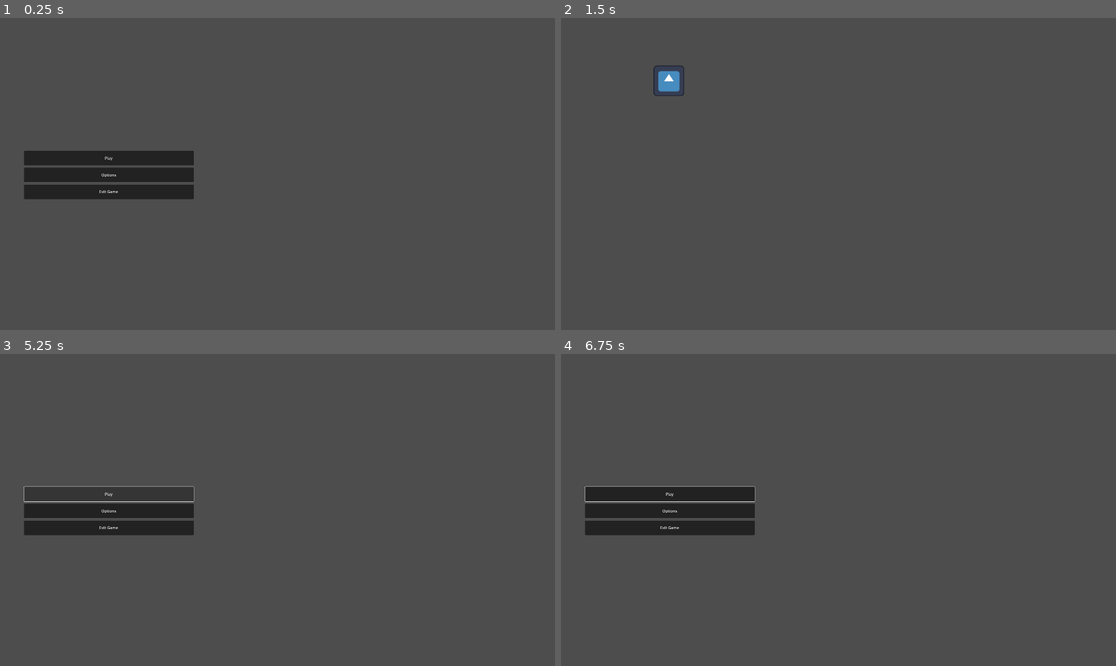
Above: before the commit, frames 1-4 (two rows, left to right).
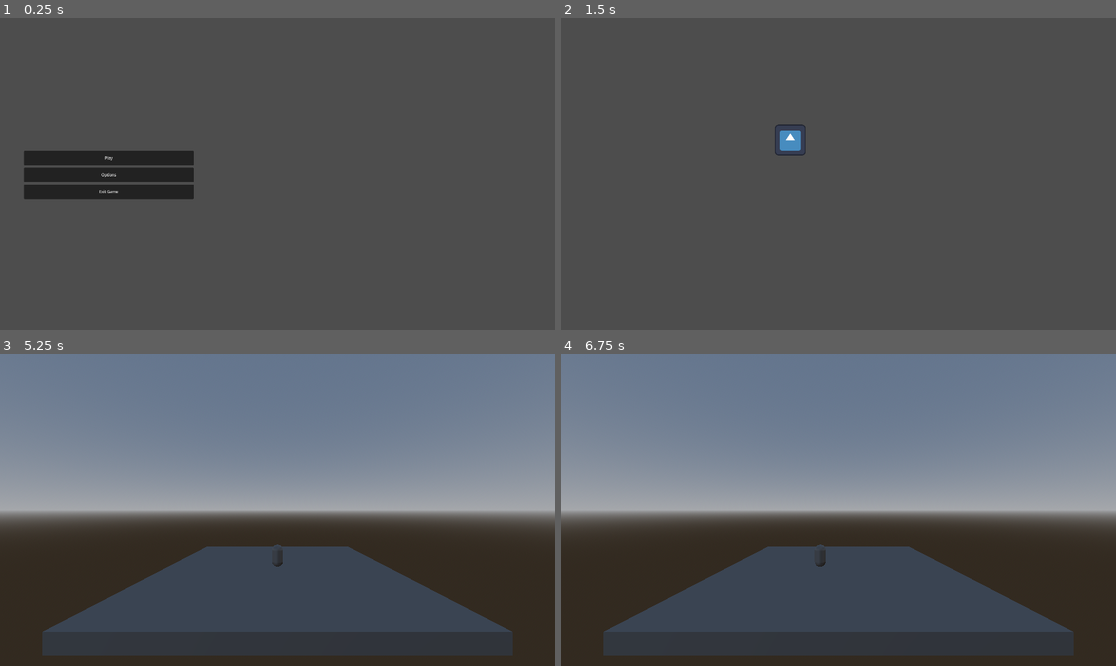
Above: after the commit, the same moments.

Repository: zhuzhile08/Project-Polearm
Game: Godot game, scene res://Interfaces/Interface.tscn
Same seed, same stepped clock (60 frames per second), same inputs: the game is played once before the commit and once after it. This scene is started directly instead of the project's main scene. The engine's default icon, where the game draws it, is replaced by a stand-in: a white triangle on a blue panel in a dark square.
Inputs (mouse positions are in pixels of both pictures, inside the frame that each line leads up to):
- Up to frame 1 (0.25 s): no input
- Up to frame 2 (1.5 s): click "Options" at 0.5 s; tap Enter at 1.25 s; move the mouse to (960, 158) at 1.27 s; hold D (Move right) from 1.28 s (still down)
- Up to frame 3 (5.25 s): tap Space (Jump) at 1.52, 2, 2.27, 3.5, 3.77, 4.52 s; move the mouse to (166, 525) at 2.02 s; release D (Move right) at 2.03 s; hold S (Move backwards) 2.03-2.78 s; tap Enter at 2.75, 4.25 s; move the mouse to (333, 441) at 2.77 s; hold D (Move right) 2.78-3.53 s; move the mouse to (249, 572) at 3.52 s; hold W (Move forwards) 3.53-4.28 s; move the mouse to (444, 556) at 4.27 s; hold A (Move left) 4.28-5 s; tap Escape (Menu) at 4.9 s; click "Play" at 5 s
- Up to frame 4 (6.75 s): click (672, 494) at 5.75 s, where only the run before the commit has a clickable "Play"; tap Space (Jump) at 6.5 s; move the mouse to (672, 463) at 6.52 s; hold A (Move left) from 6.53 s (still down)

The runs differ from the first frame. In frame 1, less than 0.1% of the frame differs, in the area x 18-22%, y 44-57%; in frame 2, 0.6%; in frame 3, 82%; in frame 4, 82%, in the area x 0-100%, y 0-100%.
Error after the commit: Attempt to call function 'find_track' in base 'null instance' on a null instance. (res://Entities/Player/Model/ActionData.gd:24)

Commit message:
Interface Optimizations
Interface Optimizations

Diff:
--- a/Interfaces/Menus/MainMenu/MainMenu.gd
+++ b/Interfaces/Menus/MainMenu/MainMenu.gd
@@ -1,6 +1,8 @@
 extends Control
+
+var pressToStart = false;
 
 func _ready() -> void:
 	for child in get_children():
 		child.hide()
-	$StartMenu.show()
+		$StartMenu.show()
--- a/Interfaces/Menus/MainMenu/OptionsMenu.gd
+++ b/Interfaces/Menus/MainMenu/OptionsMenu.gd
@@ -1,6 +1,8 @@
 extends Control
 
 func _process(delta: float) -> void:
+
+	# Return
 	if Input.is_action_pressed("Menu"):
 		$".".hide()
 		$"../StartMenu".show()
--- a/Interfaces/Menus/MainMenu/OptionsMenu.tscn
+++ b/Interfaces/Menus/MainMenu/OptionsMenu.tscn
@@ -13,5 +13,5 @@
 script = ExtResource("1_74bee")
 
 [node name="Icon" type="Sprite2D" parent="."]
-position = Vector2(448, 261)
+position = Vector2(952, 507)
 texture = ExtResource("1_hd2ub")
--- a/Interfaces/Menus/MainMenu/StartMenu.gd
+++ b/Interfaces/Menus/MainMenu/StartMenu.gd
@@ -1,13 +1,13 @@
 extends Control
 
-
-# MainMenu Buttons
+# StartMenu Buttons
 func playButtonPressed() -> void:
-	print("pass")
+	get_tree().change_scene_to_file("res://Stages/Main.tscn")
 
 func optionsButtonPressed() -> void:
 	$".".hide()
 	$"../OptionsMenu".show()
+
 func exitGameButtonPressed() -> void:
 	get_tree().quit()
 
--- a/Interfaces/Menus/MainMenu/StartMenu.tscn
+++ b/Interfaces/Menus/MainMenu/StartMenu.tscn
@@ -11,7 +11,7 @@
 grow_vertical = 2
 script = ExtResource("1_xfj7v")
 
-[node name="VBoxContainer" type="VBoxContainer" parent="."]
+[node name="StartOptions" type="VBoxContainer" parent="."]
 layout_mode = 1
 anchors_preset = -1
 anchor_right = 1.0
@@ -23,42 +23,43 @@
 theme_override_constants/separation = 10
 alignment = 1
 
-[node name="Play" type="PanelContainer" parent="VBoxContainer"]
+[node name="Play" type="PanelContainer" parent="StartOptions"]
 layout_mode = 2
+focus_neighbor_bottom = NodePath("../Options")
 
-[node name="MarginContainer" type="MarginContainer" parent="VBoxContainer/Play"]
+[node name="MarginContainer" type="MarginContainer" parent="StartOptions/Play"]
 layout_mode = 2
 theme_override_constants/margin_top = 30
 theme_override_constants/margin_bottom = 30
 
-[node name="PlayButton" type="Button" parent="VBoxContainer/Play"]
+[node name="PlayButton" type="Button" parent="StartOptions/Play"]
 layout_mode = 2
 text = "Play"
 
-[node name="Options" type="PanelContainer" parent="VBoxContainer"]
+[node name="Options" type="PanelContainer" parent="StartOptions"]
 layout_mode = 2
 
-[node name="MarginContainer" type="MarginContainer" parent="VBoxContainer/Options"]
+[node name="MarginContainer" type="MarginContainer" parent="StartOptions/Options"]
 layout_mode = 2
 theme_override_constants/margin_top = 30
 theme_override_constants/margin_bottom = 30
 
-[node name="OptionsButton" type="Button" parent="VBoxContainer/Options"]
+[node name="OptionsButton" type="Button" parent="StartOptions/Options"]
 layout_mode = 2
 text = "Options"
 
-[node name="Exit Game" type="PanelContainer" parent="VBoxContainer"]
+[node name="Exit Game" type="PanelContainer" parent="StartOptions"]
 layout_mode = 2
 
-[node name="MarginContainer" type="MarginContainer" parent="VBoxContainer/Exit Game"]
+[node name="MarginContainer" type="MarginContainer" parent="StartOptions/Exit Game"]
 layout_mode = 2
 theme_override_constants/margin_top = 30
 theme_override_constants/margin_bottom = 30
 
-[node name="ExitGameButton" type="Button" parent="VBoxContainer/Exit Game"]
+[node name="ExitGameButton" type="Button" parent="StartOptions/Exit Game"]
 layout_mode = 2
 text = "Exit Game"
 
-[connection signal="pressed" from="VBoxContainer/Play/PlayButton" to="." method="playButtonPressed"]
-[connection signal="pressed" from="VBoxContainer/Options/OptionsButton" to="." method="optionsButtonPressed"]
-[connection signal="pressed" from="VBoxContainer/Exit Game/ExitGameButton" to="." method="exitGameButtonPressed"]
+[connection signal="pressed" from="StartOptions/Play/PlayButton" to="." method="playButtonPressed"]
+[connection signal="pressed" from="StartOptions/Options/OptionsButton" to="." method="optionsButtonPressed"]
+[connection signal="pressed" from="StartOptions/Exit Game/ExitGameButton" to="." method="exitGameButtonPressed"]
--- /dev/null
+++ b/Interfaces/Menus/Menus.gd
@@ -0,0 +1,19 @@
+extends Control
+
+func _ready():
+	# Connect buttons
+	connectHoverAndFocus(get_children())
+	child_entered_tree.connect(onChildAdded)
+
+func onChildAdded(node: Node):
+	if node is Button:
+		node.mouse_entered.connect(onButtonHover.bind(node))
+
+func connectHoverAndFocus(nodes: Array):
+	for node in nodes:
+		if node is Button:
+			node.mouse_entered.connect(onButtonHover.bind(node))
+		connectHoverAndFocus(node.get_children())
+
+func onButtonHover(button: Button):
+	button.grab_focus()
--- a/Interfaces/Menus/Menus.tscn
+++ b/Interfaces/Menus/Menus.tscn
@@ -1,6 +1,7 @@
-[gd_scene load_steps=2 format=3 uid="uid://cv11tm2h8xbc7"]
+[gd_scene load_steps=3 format=3 uid="uid://cv11tm2h8xbc7"]
 
 [ext_resource type="PackedScene" uid="uid://cytx0bte25qd6" path="res://Interfaces/Menus/MainMenu/MainMenu.tscn" id="1_amu1o"]
+[ext_resource type="Script" uid="uid://bka15e2bcvkyv" path="res://Interfaces/Menus/Menus.gd" id="1_e1i50"]
 
 [node name="Menus" type="Control"]
 layout_mode = 3
@@ -9,6 +10,7 @@
 anchor_bottom = 1.0
 grow_horizontal = 2
 grow_vertical = 2
+script = ExtResource("1_e1i50")
 
 [node name="MainMenu" parent="." instance=ExtResource("1_amu1o")]
 layout_mode = 1
--- a/project.godot
+++ b/project.godot
@@ -34,8 +34,26 @@
 
 enabled=PackedStringArray("res://addons/script-ide/plugin.cfg")
 
+[gui]
+
+theme/default_font_multichannel_signed_distance_field=true
+
 [input]
 
+ui_accept={
+"deadzone": 0.5,
+"events": [Object(InputEventKey,"resource_local_to_scene":false,"resource_name":"","device":-1,"window_id":0,"alt_pressed":false,"shift_pressed":false,"ctrl_pressed":false,"meta_pressed":false,"pressed":false,"keycode":4194309,"physical_keycode":0,"key_label":0,"unicode":0,"location":0,"echo":false,"script":null)
+, Object(InputEventKey,"resource_local_to_scene":false,"resource_name":"","device":0,"window_id":0,"alt_pressed":false,"shift_pressed":false,"ctrl_pressed":false,"meta_pressed":false,"pressed":false,"keycode":4194310,"physical_keycode":0,"key_label":0,"unicode":0,"location":0,"echo":false,"script":null)
+, Object(InputEventKey,"resource_local_to_scene":false,"resource_name":"","device":0,"window_id":0,"alt_pressed":false,"shift_pressed":false,"ctrl_pressed":false,"meta_pressed":false,"pressed":false,"keycode":32,"physical_keycode":0,"key_label":0,"unicode":32,"location":0,"echo":false,"script":null)
+, Object(InputEventKey,"resource_local_to_scene":false,"resource_name":"","device":-1,"window_id":0,"alt_pressed":false,"shift_pressed":false,"ctrl_pressed":false,"meta_pressed":false,"pressed":false,"keycode":0,"physical_keycode":88,"key_label":0,"unicode":120,"location":0,"echo":false,"script":null)
+]
+}
+ui_cancel={
+"deadzone": 0.5,
+"events": [Object(InputEventKey,"resource_local_to_scene":false,"resource_name":"","device":0,"window_id":0,"alt_pressed":false,"shift_pressed":false,"ctrl_pressed":false,"meta_pressed":false,"pressed":false,"keycode":4194305,"physical_keycode":0,"key_label":0,"unicode":0,"location":0,"echo":false,"script":null)
+, Object(InputEventJoypadButton,"resource_local_to_scene":false,"resource_name":"","device":-1,"button_index":1,"pressure":0.0,"pressed":true,"script":null)
+]
+}
 "Light attack"={
 "deadzone": 0.2,
 "events": [Object(InputEventJoypadButton,"resource_local_to_scene":false,"resource_name":"","device":-1,"button_index":2,"pressure":0.0,"pressed":true,"script":null)
Not shown, added: Interfaces/Menus/Menus.gd.uid
